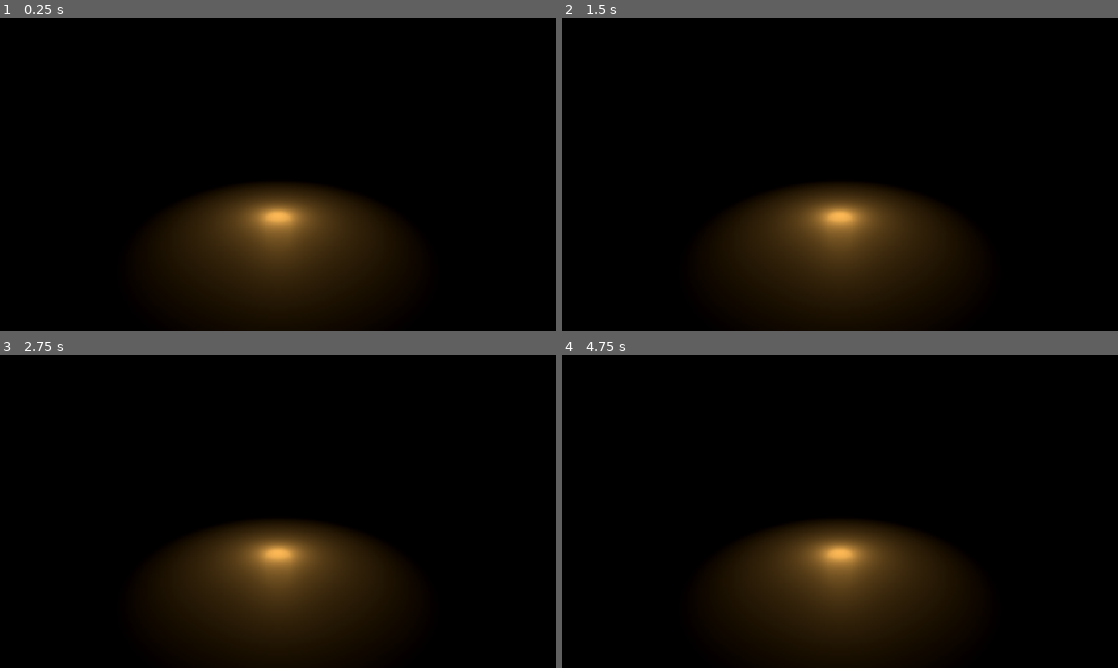
Above: before the commit, frames 1-4 (two rows, left to right).
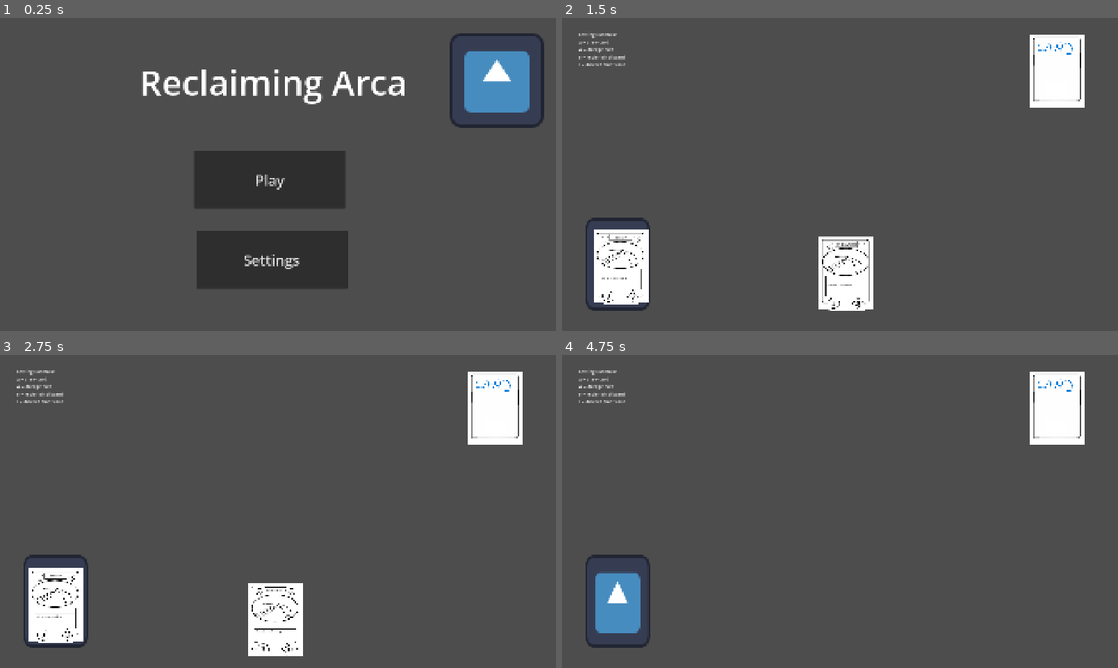
Above: after the commit, the same moments.

Repository: idealmonke/2.5d-test
Game: Godot game, scene res://game_data/scenes/Main_Menu.tscn
The game is run twice, just before and just after one commit, with the same random seed, the same clock (stepped at 60 frames per second) and the same inputs. The engine's default icon, where the game draws it, is replaced by a stand-in: a white triangle on a blue panel in a dark square.
Inputs (mouse positions are in pixels of both pictures, inside the frame that each line leads up to):
- Up to frame 1 (0.25 s): no input
- Up to frame 2 (1.5 s): click (834, 259) at 0.5 s, where only the run after the commit has a clickable "Settings"; tap Enter at 1.25 s; move the mouse to (962, 158) at 1.27 s; hold W from 1.28 s (still down); tap Q at 1.35 s; click (962, 158) at 1.42 s
- Up to frame 3 (2.75 s): release W at 2 s; tap Space at 2 s; drag from (166, 527) to (250, 574) at 2.02 s
- Up to frame 4 (4.75 s): tap Enter at 2.75, 4.25 s; move the mouse to (895, 442) at 2.77 s; hold W 2.78-3.5 s; tap R at 2.85 s; tap Space at 3.5 s; drag from (812, 574) to (673, 464) at 3.52 s; move the mouse to (1006, 558) at 4.27 s; tap E at 4.35 s

The runs differ from the first frame. In frame 1, 100% of the frame differs, in the area x 0-100%, y 0-100%; in frame 2, 100%; in frame 3, 100%; in frame 4, 100%.

Commit message:
main menu / play button

Diff:
--- a/game_data/enemies/enemy_card_ability.gd
+++ b/game_data/enemies/enemy_card_ability.gd
@@ -2,5 +2,5 @@
 extends Resource
 
 # Targets go into array in order chosen, index 0 is first target and so on
-func execute(controller: battle_controller, base_values: Dictionary) -> void:
+func execute(controller: battle_controller) -> void:
 	pass
--- a/game_data/scenes/Main_Menu.tscn
+++ b/game_data/scenes/Main_Menu.tscn
@@ -1,33 +1,42 @@
 [gd_scene format=3 uid="uid://bqeiaw7piq6ut"]
 
-[sub_resource type="PlaneMesh" id="PlaneMesh_wtjmy"]
+[ext_resource type="Texture2D" uid="uid://2jcqtthsd6ij" path="res://icon.svg" id="1_mw5y4"]
+[ext_resource type="Script" uid="uid://djas34mrbinks" path="res://game_data/scripts/main_menu/play_button.gd" id="2_vrr0r"]
 
-[sub_resource type="Sky" id="Sky_wtjmy"]
+[node name="Node2D" type="Node2D" unique_id=1508738771]
 
-[sub_resource type="Environment" id="Environment_wtjmy"]
-background_mode = 2
-sky = SubResource("Sky_wtjmy")
-fog_density = 0.0
-volumetric_fog_enabled = true
+[node name="name_text" type="Label" parent="." unique_id=1791617102]
+offset_left = 482.0
+offset_top = 91.0
+offset_right = 1407.0
+offset_bottom = 353.0
+theme_override_font_sizes/font_size = 120
+text = "Reclaiming Arca"
+horizontal_alignment = 1
+vertical_alignment = 1
 
-[node name="Node3D" type="Node3D" unique_id=2120986665]
+[node name="logo" type="Sprite2D" parent="." unique_id=956750061]
+position = Vector2(1716.0001, 215)
+scale = Vector2(2.5468755, 2.5468755)
+texture = ExtResource("1_mw5y4")
 
-[node name="Camera3D" type="Camera3D" parent="." unique_id=1469558719]
-transform = Transform3D(1, 0, 0, 0, 0.9659259, 0.25881907, 0, -0.25881907, 0.9659258, 0, 2, 4)
+[node name="play_button" type="Button" parent="." unique_id=1173965733]
+offset_left = 670.0
+offset_top = 459.0
+offset_right = 1193.0
+offset_bottom = 658.0
+theme_override_font_sizes/font_size = 50
+text = "Play"
+script = ExtResource("2_vrr0r")
 
-[node name="FloorPlane" type="MeshInstance3D" parent="." unique_id=130979373]
-transform = Transform3D(5.005, 0, 0, 0, 5.005, 0, 0, 0, 5.005, 0, 0, 0)
-mesh = SubResource("PlaneMesh_wtjmy")
+[node name="settings_button" type="Button" parent="." unique_id=1040364496]
+offset_left = 677.0
+offset_top = 735.0
+offset_right = 1200.0
+offset_bottom = 934.0
+theme_override_font_sizes/font_size = 50
+text = "Settings"
+script = ExtResource("2_vrr0r")
 
-[node name="OmniLight3D" type="OmniLight3D" parent="." unique_id=858099917]
-transform = Transform3D(1, 0, 0, 0, 1, 0, 0, 0, 1, 0, 0.25, 0)
-light_color = Color(1, 0.7294118, 0.3372549, 1)
-light_size = 0.3
-omni_range = 3.0
-omni_attenuation = 0.75
-
-[node name="WorldEnvironment" type="WorldEnvironment" parent="." unique_id=729395508]
-environment = SubResource("Environment_wtjmy")
-
-[node name="Menu" type="Node3D" parent="." unique_id=1487455172]
-transform = Transform3D(1, 0, 0, 0, 1, 0, 0, 0, 1, 0, 1, 0)
+[connection signal="pressed" from="play_button" to="play_button" method="_on_pressed"]
+[connection signal="pressed" from="settings_button" to="settings_button" method="_on_pressed"]
--- /dev/null
+++ b/game_data/scripts/main_menu/play_button.gd
@@ -0,0 +1,16 @@
+extends Node
+
+
+# Called when the node enters the scene tree for the first time.
+func _ready() -> void:
+	pass # Replace with function body.
+
+
+# Called every frame. 'delta' is the elapsed time since the previous frame.
+func _process(delta: float) -> void:
+	pass
+
+
+
+func _on_pressed() -> void:
+	get_tree().change_scene_to_file("res://game_data/scenes/Prototype_Battle.tscn");
Not shown, added: game_data/scripts/main_menu/play_button.gd.uid
